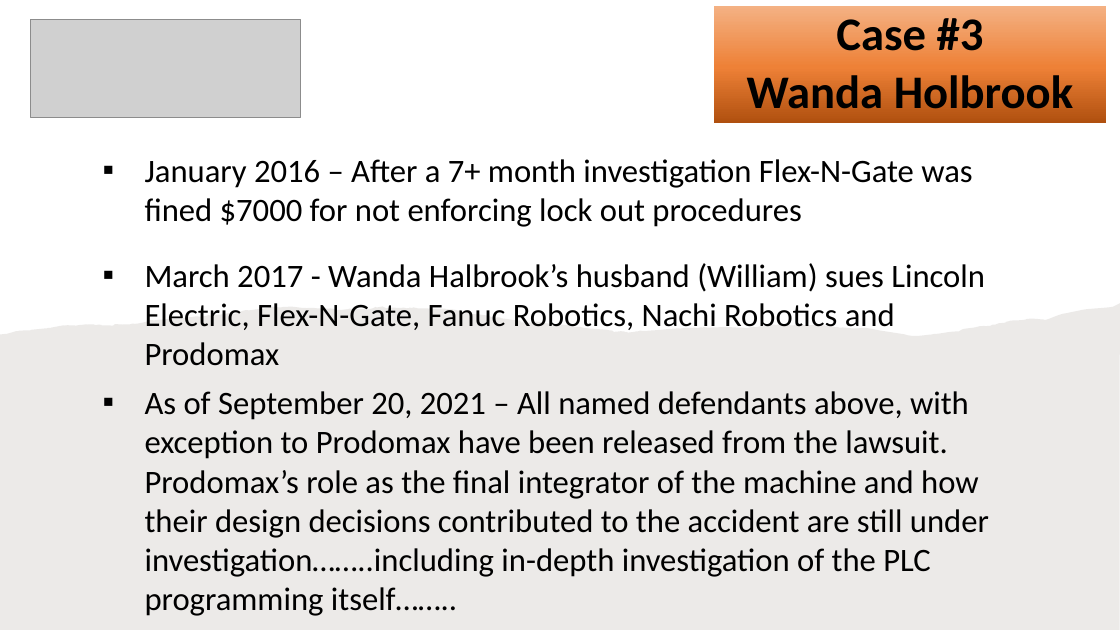
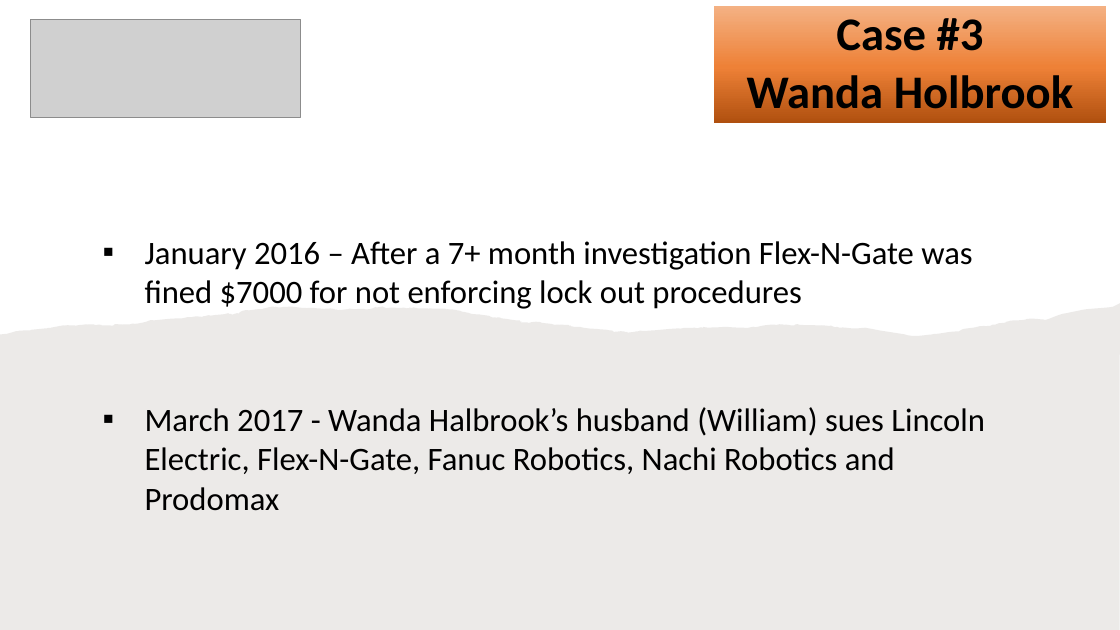
Before and after one commit to Sodecia-GTAC/wiki, a slide deck: slide 12 of GTAC Controls Training Package/GTAC Training - Safety Liability_20260602.pptx. Drawn at 1120x630 pixels with LibreOffice and Linux fonts; fonts in the diff are those of the drawing; grey boxes stand for pictures. Boxes give left, top, right and bottom in pixels: in the first picture for what was removed or moved away, otherwise in the second. Text is boxed around its words. In the diff, an @@ line names an element or a change of style, - is before the commit and + after.

```diff
--- a/GTAC Controls Training Package/GTAC Training - Safety Liability_20260602.pptx
+++ b/GTAC Controls Training Package/GTAC Training - Safety Liability_20260602.pptx
@@ text "January 2016 – After a ...": place and size @@
-text "January 2016 – After a ..." at [145, 159, 972, 227]
+text "January 2016 – After a ..." at [145, 241, 972, 309]
@@ text "March 2017 - Wanda Halbrook’s ...": place and size @@
-text "March 2017 - Wanda Halbrook’s ..." at [145, 263, 985, 366]
+text "March 2017 - Wanda Halbrook’s ..." at [145, 407, 985, 511]
@@ text removed at [145, 391, 989, 616] @@
-▪ As of September 20, 2021 – All named defendants above, with exception to Prodomax have been released from the lawsuit. Prodomax’s role as the final integrator of the machine and how their design decisions contributed to the accident are still under investigation……..including in-depth investigation of the PLC programming itself……..
```
Also in this commit, not shown: 3 other slides changed, 1 slide added.
